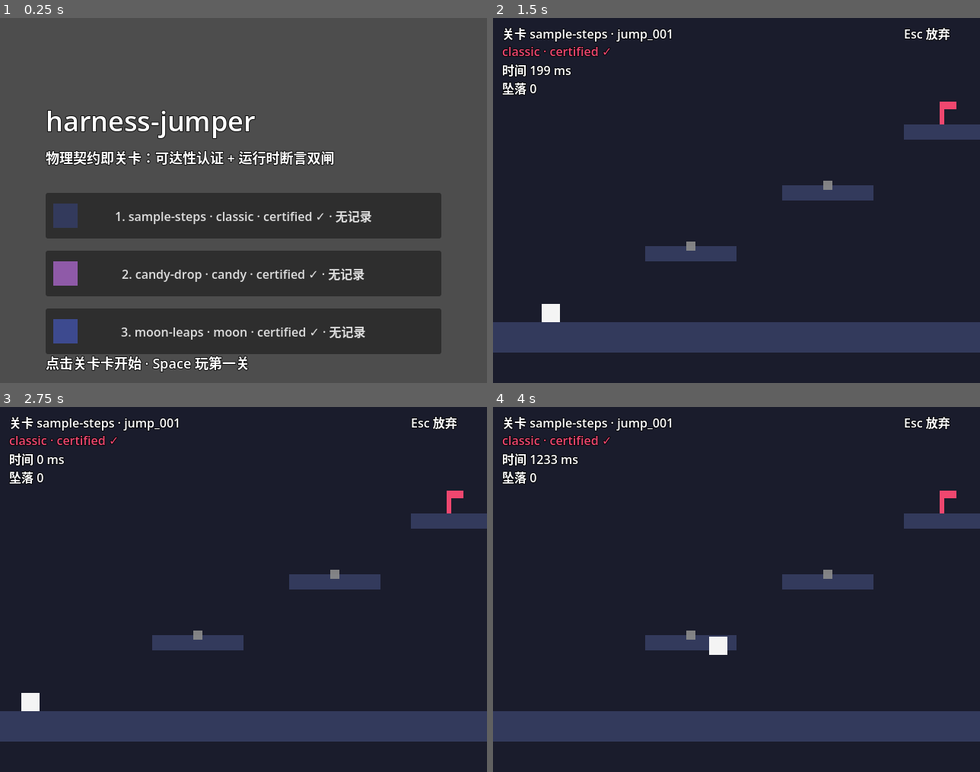
Above: before the commit, frames 1-4 (two rows, left to right).
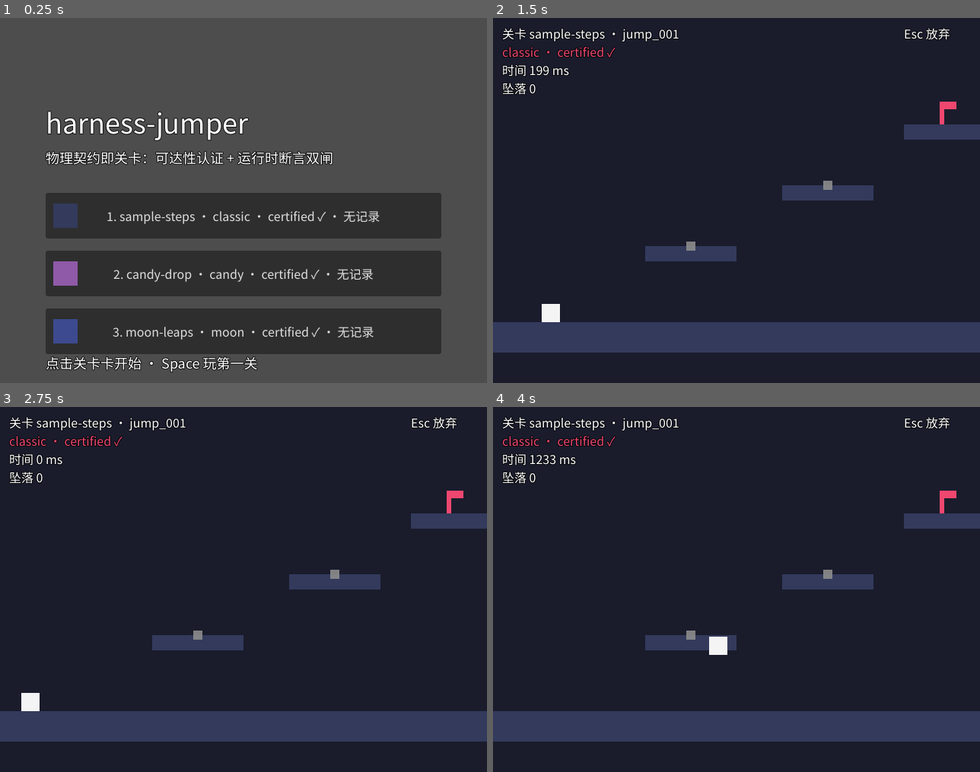
Above: after the commit, the same moments.

Repository: zcqiand/harness-jumper
Game: Godot game, scene res://scenes/main.tscn
The game is run twice, just before and just after one commit, with the same random seed, the same clock (stepped at 60 frames per second) and the same inputs.
Inputs:
- Up to frame 1 (0.25 s): no input
- Up to frame 2 (1.5 s): click "1. sample-steps · classic · c…" at 0.5 s; tap Enter at 1.25 s; hold D (move_right) from 1.28 s (still down)
- Up to frame 3 (2.75 s): tap Space (jump) at 1.52, 2.27 s; release D (move_right) at 2.03 s; hold Escape (back) from 2.03 s (still down)
- Up to frame 4 (4 s): tap Space (jump) at 2.75, 3.77 s; release Escape (back) at 2.78 s; hold D (move_right) from 2.78 s (still down)

The runs differ from the first frame. In frame 1, 6.0% of the frame differs, in the area x 9-78%, y 25-98%; in frame 2, 1.4%; in frame 3, 1.4%; in frame 4, 1.5%.

Commit message:
fix(ui): 捆绑 Noto Sans SC 子集字体——web 导出无系统字体回退致中文豆腐块
与 harness-cardbattle 首航豆腐块同坑（Godot web 导出不带 CJK 字形，桌面版
回退系统字体、web 端只有豆腐块）。同批同修：按仓内全部源文件用字子集化
Noto Sans SC Regular（OFL），16.4MB→360KB，设为默认主题字体随导出进 PCK。
新增文案含新字必须重跑子集化（脚本在 _work/fontfix/，git-ignore 批次件）。

Co-Authored-By: Claude Code <noreply@anthropic.com>

Diff:
--- a/project.godot
+++ b/project.godot
@@ -9,6 +9,13 @@
 run/main_scene="res://scenes/main.tscn"
 config/icon="res://icon.svg"
 config/features=PackedStringArray("4.7")
+
+[gui]
+
+; Web 导出无系统字体回退（桌面版中文回退系统字体，web 端只有豆腐块）——
+; 捆绑 Noto Sans SC 子集字体（按仓内全部源文件用字子集化，16.4MB→360KB），
+; 设为默认主题字体；后续新增文案用到新字须重跑子集化（脚本在 _work/fontfix/，git-ignore 批次件）。
+theme/custom_font="res://fonts/noto_sc_subset.otf"
 
 [display]
 
Binary file added: fonts/noto_sc_subset.otf
Not shown, added: fonts/noto_sc_subset.otf.import
